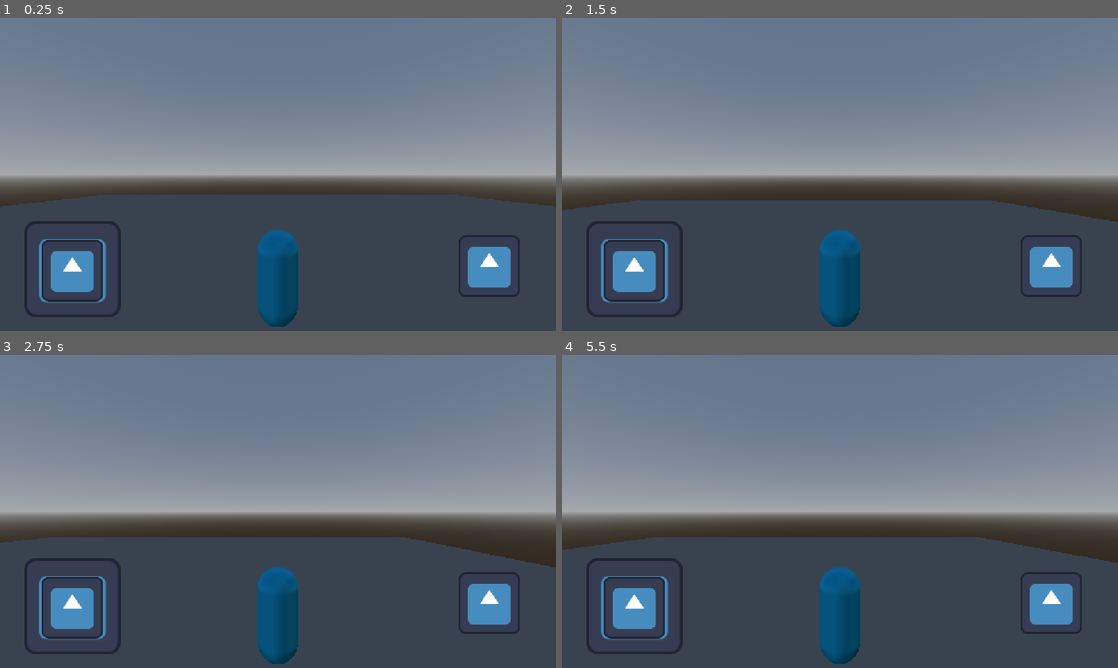
Above: before the commit, frames 1-4 (two rows, left to right).
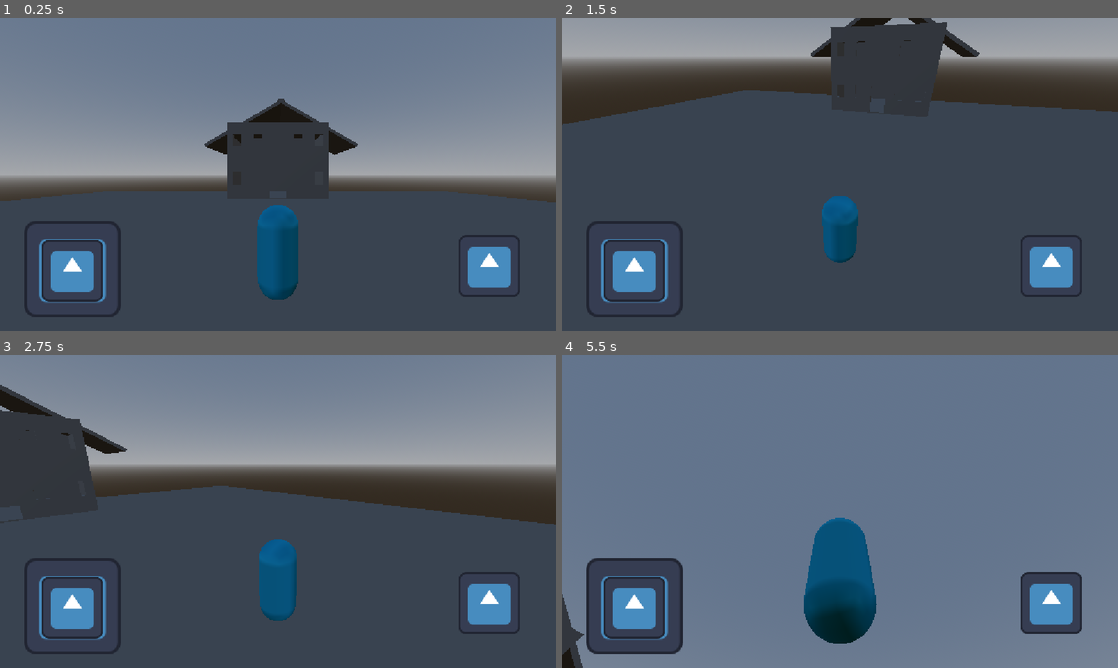
Above: after the commit, the same moments.

Repository: gamesyuso/Game1
Game: Godot game, scene res://Main.tscn
The game is run twice, just before and just after one commit, with the same random seed, the same clock (stepped at 60 frames per second) and the same inputs. The engine's default icon, where the game draws it, is replaced by a stand-in: a white triangle on a blue panel in a dark square.
Inputs (mouse positions are in pixels of both pictures, inside the frame that each line leads up to):
- Up to frame 1 (0.25 s): no input
- Up to frame 2 (1.5 s): tap Enter at 0.5 s; move the mouse to (962, 158) at 0.52 s; hold D (move_right) 0.53-1.25 s; click (962, 158) at 0.67 s; tap Space (jump) at 0.77 s; drag from (728, 190) to (812, 237) at 1.27 s
- Up to frame 3 (2.75 s): tap Space (jump) at 2 s; move the mouse to (333, 442) at 2.02 s; hold D (move_right) from 2.03 s (still down); click (333, 442) at 2.17 s
- Up to frame 4 (5.5 s): release D (move_right) at 2.75 s; drag from (812, 574) to (673, 464) at 2.77 s; tap Enter at 3.5 s; move the mouse to (1006, 558) at 3.52 s; hold A (move_left) 3.53-4.25 s; click (1006, 558) at 3.67 s; tap Space (jump) at 3.77, 5 s; tap Escape at 4.15 s; drag from (673, 464) to (756, 433) at 4.27 s; move the mouse to (867, 511) at 5.02 s; hold S (move_back) from 5.03 s (still down); click (867, 511) at 5.17 s

The runs differ from the first frame. In frame 1, 7.1% of the frame differs, in the area x 0-100%, y 25-99%; in frame 2, 60%, in the area x 0-100%, y 0-99%; in frame 3, 36%; in frame 4, 60%.

Commit message:
Added Camera movement for phone and PC, Added Mansion Placeholder

Diff:
--- a/Main.tscn
+++ b/Main.tscn
@@ -1,8 +1,18 @@
 [gd_scene format=3 uid="uid://dkfybum1em5q"]
 
 [ext_resource type="Script" uid="uid://b0gd8hrqpvtbb" path="res://player.gd" id="1_glv2v"]
+[ext_resource type="Script" uid="uid://btfswxscrdu2" path="res://camera_pivot.gd" id="2_cm0pq"]
 [ext_resource type="Script" uid="uid://8bfje5ynu5dd" path="res://joystick.gd" id="2_r0du0"]
 [ext_resource type="Texture2D" uid="uid://4q335xxs2p" path="res://icon.svg" id="2_uu6xs"]
+
+[sub_resource type="ProceduralSkyMaterial" id="ProceduralSkyMaterial_tv015"]
+
+[sub_resource type="Sky" id="Sky_t7tip"]
+sky_material = SubResource("ProceduralSkyMaterial_tv015")
+
+[sub_resource type="Environment" id="Environment_lv0v5"]
+background_mode = 2
+sky = SubResource("Sky_t7tip")
 
 [sub_resource type="PlaneMesh" id="PlaneMesh_g7b7a"]
 size = Vector2(50, 50)
@@ -13,14 +23,9 @@
 [sub_resource type="BoxShape3D" id="BoxShape3D_6qx4q"]
 size = Vector3(50, 0.1, 50)
 
-[sub_resource type="ProceduralSkyMaterial" id="ProceduralSkyMaterial_tv015"]
-
-[sub_resource type="Sky" id="Sky_t7tip"]
-sky_material = SubResource("ProceduralSkyMaterial_tv015")
-
-[sub_resource type="Environment" id="Environment_lv0v5"]
-background_mode = 2
-sky = SubResource("Sky_t7tip")
+[sub_resource type="CapsuleShape3D" id="CapsuleShape3D_rxg2q"]
+radius = 0.4
+height = 1.8
 
 [sub_resource type="CapsuleMesh" id="CapsuleMesh_g7b7a"]
 radius = 0.4
@@ -29,15 +34,15 @@
 [sub_resource type="StandardMaterial3D" id="StandardMaterial3D_6qx4q"]
 albedo_color = Color(0, 0.7647059, 1, 1)
 
-[sub_resource type="CapsuleShape3D" id="CapsuleShape3D_rxg2q"]
-radius = 0.4
-height = 1.8
+[node name="Main" type="Node3D" unique_id=1230800162]
 
-[node name="Main" type="Node3D" unique_id=1230800162]
+[node name="WorldEnvironment" type="WorldEnvironment" parent="." unique_id=73029907]
+environment = SubResource("Environment_lv0v5")
 
 [node name="Ground" type="StaticBody3D" parent="." unique_id=497813976]
 
 [node name="MeshInstance3D" type="MeshInstance3D" parent="Ground" unique_id=1024332987]
+transform = Transform3D(1, 0, 0, 0, 1, 0, 0, 0, 1, -0.37895012, -0.0687933, -0.8445482)
 mesh = SubResource("PlaneMesh_g7b7a")
 surface_material_override/0 = SubResource("StandardMaterial3D_gyc6d")
 
@@ -45,21 +50,26 @@
 transform = Transform3D(1, 0, 0, 0, 1, 0, 0, 0, 1, 0, -0.05, 0)
 shape = SubResource("BoxShape3D_6qx4q")
 
-[node name="WorldEnvironment" type="WorldEnvironment" parent="." unique_id=73029907]
-environment = SubResource("Environment_lv0v5")
-
 [node name="Player" type="CharacterBody3D" parent="." unique_id=524749417 groups=["player"]]
 script = ExtResource("1_glv2v")
-
-[node name="MeshInstance3D" type="MeshInstance3D" parent="Player" unique_id=2119414389]
-mesh = SubResource("CapsuleMesh_g7b7a")
-surface_material_override/0 = SubResource("StandardMaterial3D_6qx4q")
 
 [node name="CollisionShape3D" type="CollisionShape3D" parent="Player" unique_id=779587009]
 shape = SubResource("CapsuleShape3D_rxg2q")
 
-[node name="Camera3D" type="Camera3D" parent="Player" unique_id=987855149]
-transform = Transform3D(1, 0, 0, 0, 1, 0, 0, 0, 1, 0, 2, 4)
+[node name="CameraPivot" type="Node3D" parent="Player" unique_id=1176203145]
+transform = Transform3D(1, 0, 0, 0, 1, 0, 0, 0, 1, 0, 1.5, 0)
+script = ExtResource("2_cm0pq")
+
+[node name="SpringArm3D" type="SpringArm3D" parent="Player/CameraPivot" unique_id=687041413]
+spring_length = 4.0
+
+[node name="Camera3D" type="Camera3D" parent="Player/CameraPivot/SpringArm3D" unique_id=987855149]
+
+[node name="MeshPivot" type="Node3D" parent="Player" unique_id=637228515]
+
+[node name="MeshInstance3D" type="MeshInstance3D" parent="Player/MeshPivot" unique_id=2119414389]
+mesh = SubResource("CapsuleMesh_g7b7a")
+surface_material_override/0 = SubResource("StandardMaterial3D_6qx4q")
 
 [node name="UI" type="CanvasLayer" parent="." unique_id=900823471]
 
@@ -96,3 +106,72 @@
 position = Vector2(950, 450)
 texture_normal = ExtResource("2_uu6xs")
 action = "jump"
+
+[node name="MansionShell" type="CSGBox3D" parent="." unique_id=1098129467]
+transform = Transform3D(1, 0, 0, 0, 1, 0, 0, 0, 1, 0, 2, -20)
+size = Vector3(10, 4, 8)
+
+[node name="InteriorCut1" type="CSGBox3D" parent="MansionShell" unique_id=80003511]
+operation = 2
+size = Vector3(9.6, 3.8, 7.6)
+
+[node name="DoorCut1" type="CSGBox3D" parent="MansionShell" unique_id=1325871472]
+transform = Transform3D(1, 0, 0, 0, 1, 0, 0, 0, 1, 0, -0.65, 4)
+operation = 2
+size = Vector3(1.5, 2.5, 0.5)
+
+[node name="Window1" type="CSGBox3D" parent="MansionShell" unique_id=1200427302]
+transform = Transform3D(1, 0, 0, 0, 1, 0, 0, 0, 1, 4, 0, 4)
+operation = 2
+size = Vector3(0.8, 1.2, 0.5)
+
+[node name="Window2" type="CSGBox3D" parent="MansionShell" unique_id=1755455217]
+transform = Transform3D(1, 0, 0, 0, 1, 0, 0, 0, 1, 2, 0, 4)
+operation = 2
+size = Vector3(0.8, 1.2, 0.5)
+
+[node name="Window3" type="CSGBox3D" parent="MansionShell" unique_id=962639766]
+transform = Transform3D(1, 0, 0, 0, 1, 0, 0, 0, 1, -2, 0, 4)
+operation = 2
+size = Vector3(0.8, 1.2, 0.5)
+
+[node name="Window4" type="CSGBox3D" parent="MansionShell" unique_id=556187777]
+transform = Transform3D(1, 0, 0, 0, 1, 0, 0, 0, 1, -4, 0, 4)
+operation = 2
+size = Vector3(0.8, 1.2, 0.5)
+
+[node name="SecondFloorShell" type="CSGBox3D" parent="." unique_id=262704586]
+transform = Transform3D(1, 0, 0, 0, 1, 0, 0, 0, 1, 0, 5.75, -20)
+size = Vector3(10, 3.5, 8)
+
+[node name="InteriorCut2" type="CSGBox3D" parent="SecondFloorShell" unique_id=317513362]
+operation = 2
+size = Vector3(9.6, 3.3, 7.6)
+
+[node name="Window5" type="CSGBox3D" parent="SecondFloorShell" unique_id=2138541390]
+transform = Transform3D(1, 0, 0, 0, 1, 0, 0, 0, 1, -4, 0, 4)
+operation = 2
+size = Vector3(0.8, 1.2, 0.5)
+
+[node name="Window6" type="CSGBox3D" parent="SecondFloorShell" unique_id=1376182737]
+transform = Transform3D(1, 0, 0, 0, 1, 0, 0, 0, 1, -2, 0, 4)
+operation = 2
+size = Vector3(0.8, 1.2, 0.5)
+
+[node name="Window7" type="CSGBox3D" parent="SecondFloorShell" unique_id=2144361355]
+transform = Transform3D(1, 0, 0, 0, 1, 0, 0, 0, 1, 2, 0, 4)
+operation = 2
+size = Vector3(0.8, 1.2, 0.5)
+
+[node name="Window8" type="CSGBox3D" parent="SecondFloorShell" unique_id=1364512067]
+transform = Transform3D(1, 0, 0, 0, 1, 0, 0, 0, 1, 4, 0, 4)
+operation = 2
+size = Vector3(0.8, 1.2, 0.5)
+
+[node name="RoofPiece1" type="CSGBox3D" parent="." unique_id=340268653]
+transform = Transform3D(0.8660254, -0.5, 0, 0.5, 0.8660254, 0, 0, 0, 1, -3.3, 7.5, -20)
+size = Vector3(9, 0.3, 8)
+
+[node name="RoofPiece2" type="CSGBox3D" parent="." unique_id=1548119377]
+transform = Transform3D(0.8660254, 0.5, 0, -0.5, 0.8660254, 0, 0, 0, 1, 3.9, 7.5, -20)
+size = Vector3(9, 0.3, 8)
--- /dev/null
+++ b/camera_pivot.gd
@@ -0,0 +1,48 @@
+extends Node3D
+
+@export var mouse_sensitivity: float = 0.003
+@export var touch_sensitivity: float = 0.01
+@export var min_pitch:float = -60.0
+@export var max_pitch:float = 60.0
+
+@onready var spring_arm = $SpringArm3D
+
+var touch_index = -1
+var last_touch_pos = Vector2.ZERO
+
+func _ready():
+	if OS.has_feature("pc"):
+		Input.mouse_mode = Input.MOUSE_MODE_CAPTURED
+
+func _unhandled_input(event):
+	# PC: CAM MOVEMENT
+	if event is InputEventMouseMotion and Input.mouse_mode == Input.MOUSE_MODE_CAPTURED:
+		rotate_y(-event.relative.x * mouse_sensitivity)
+		spring_arm.rotation.x = clamp(
+			spring_arm.rotation.x - event.relative.y * mouse_sensitivity,
+			deg_to_rad(min_pitch), deg_to_rad(max_pitch)
+		)
+
+	#PHONE CAM MOVEMENT
+	if event is InputEventScreenTouch:
+		var joystick = get_tree().get_first_node_in_group("joystick")
+		var joystick_touch = joystick.touch_index if joystick else -1
+
+		if event.pressed and touch_index == -1 and event.index != joystick_touch:
+			touch_index = event.index
+			last_touch_pos = event.position
+		elif not event.pressed and event.index == touch_index:
+			touch_index = -1
+
+	if event is InputEventScreenDrag and event.index == touch_index:
+		var delta = event.position - last_touch_pos
+		last_touch_pos = event.position
+		rotate_y(-delta.x * mouse_sensitivity)
+		spring_arm.rotation.x = clamp(
+			spring_arm.rotation.x - delta.y * touch_sensitivity,
+			deg_to_rad(min_pitch), deg_to_rad(max_pitch)
+		)
+
+	#release mouse
+	if event is InputEventKey and event.pressed and event.keycode == KEY_ESCAPE:
+		Input.mouse_mode = Input.MOUSE_MODE_VISIBLE
--- a/player.gd
+++ b/player.gd
@@ -22,10 +22,17 @@
 	if joystick and joystick.output.length() > 0.1:
 		input_dir = joystick.output
 
-	var direction := (transform.basis * Vector3(input_dir.x, 0, input_dir.y)).normalized()
+	var cam_basis = $CameraPivot.global_transform.basis
+	var direction = (cam_basis * Vector3(input_dir.x, 0, input_dir.y)).normalized()
+	direction.y = 0
+	direction = direction.normalized()
+
 	if direction:
 		velocity.x = direction.x * SPEED
 		velocity.z = direction.z * SPEED
+
+		var target_angle = atan2(direction.x, direction.z)
+		$MeshPivot.rotation.y = lerp_angle($MeshPivot.rotation.y, target_angle, 10.0 * delta)
 	else:
 		velocity.x = move_toward(velocity.x, 0, SPEED)
 		velocity.z = move_toward(velocity.z, 0, SPEED)
Not shown, added: camera_pivot.gd.uid
